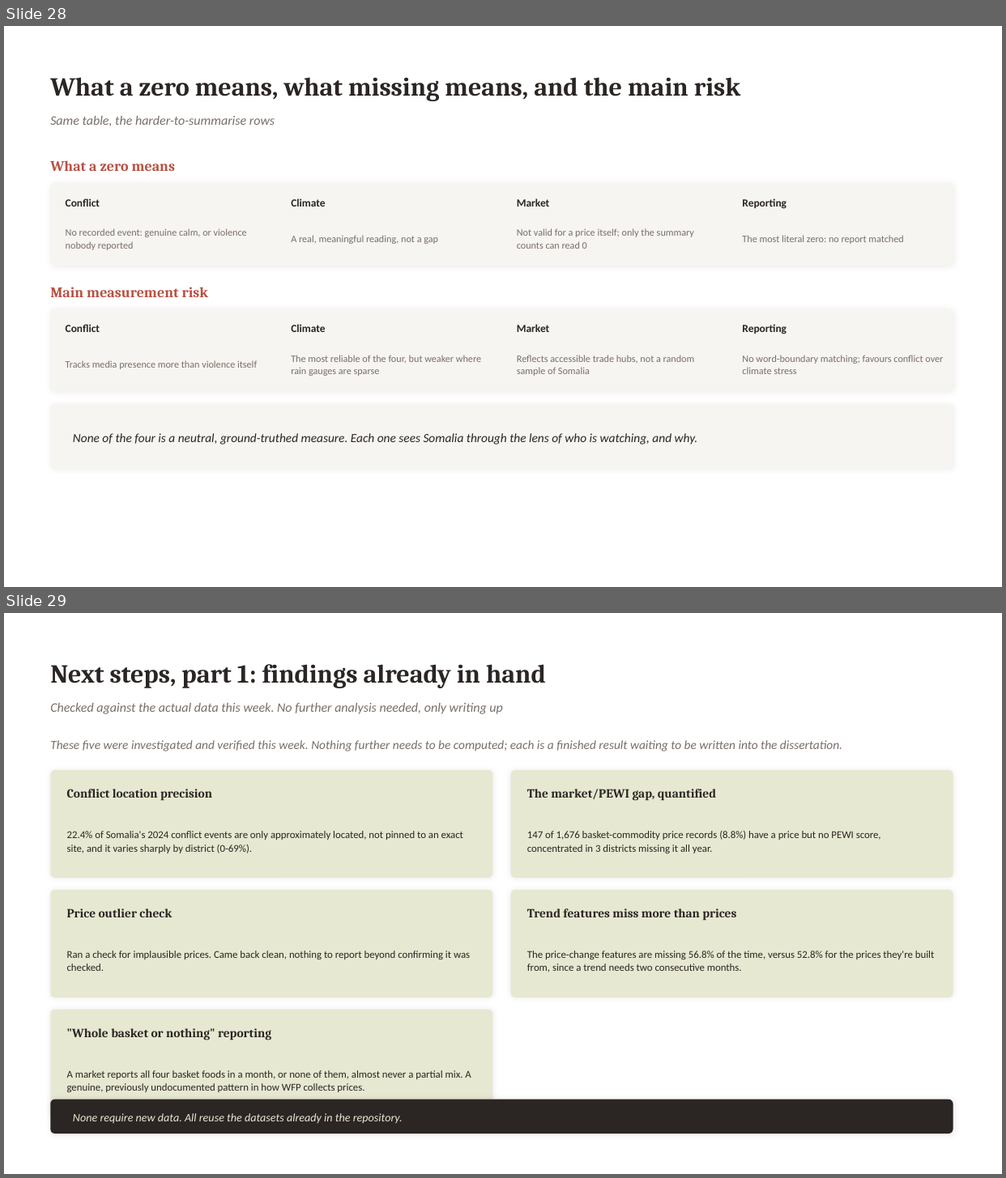
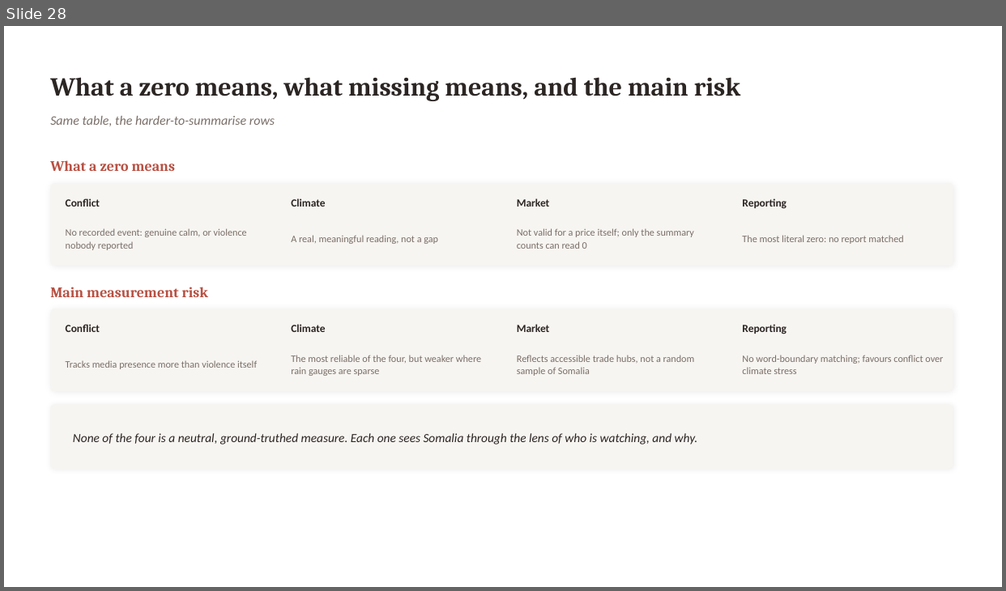
Before and after one commit to hcfgsqm2q7-lang/Dissertation---Samuel-Aracena, a slide deck: weekly_meetings/2026_08_17_slides.pptx. Shown one above the other, each under a label of ours: slides 28 and 29 before the commit, slide 28 after it. The pictures are 1006x1178 and 1006x591 pixels, drawn with LibreOffice and Linux fonts; fonts in the diff are those of the drawing. Boxes give left, top, right and bottom in pixels: in the first picture for what was removed or moved away, otherwise in the second. Text is boxed around its words. In the diff, an @@ line names an element or a change of style, - is before the commit and + after.

```diff
--- a/weekly_meetings/2026_08_17_slides.pptx
+++ b/weekly_meetings/2026_08_17_slides.pptx
@@ slide 29 removed at [4, 613, 1002, 1174], background #FFFFFF @@
@@ text removed at [50, 664, 546, 688] @@
-Next steps, part 1: findings already in hand
@@ text removed at [50, 703, 502, 714] @@
-Checked against the actual data this week. No further analysis needed, only writing up
@@ text removed at [50, 740, 842, 752] @@
-These five were investigated and verified this week. Nothing further needs to be computed; each is a finished result waiting to be written into the dissertation.
@@ rounded rectangle removed at [50, 770, 493, 878] @@
@@ rounded rectangle removed at [511, 770, 953, 878] @@
@@ text removed at [67, 789, 212, 801] @@
-Conflict location precision
@@ text removed at [527, 789, 716, 801] @@
-The market/PEWI gap, quantified
@@ text removed at [67, 831, 463, 854] @@
-22.4% of Somalia's 2024 conflict events are only approximately located, not pinned to an exact site, and it varies sharply by district (0-69%).
@@ text removed at [527, 831, 881, 854] @@
-147 of 1,676 basket-commodity price records (8.8%) have a price but no PEWI score, concentrated in 3 districts missing it all year.
@@ rounded rectangle removed at [50, 890, 493, 998] @@
@@ rounded rectangle removed at [511, 890, 953, 998] @@
@@ text removed at [67, 909, 172, 918] @@
-Price outlier check
@@ text removed at [527, 909, 736, 921] @@
-Trend features miss more than prices
@@ text removed at [67, 951, 470, 971] @@
-Ran a check for implausible prices. Came back clean, nothing to report beyond confirming it was checked.
@@ text removed at [527, 951, 935, 972] @@
-The price-change features are missing 56.8% of the time, versus 52.8% for the prices they're built from, since a trend needs two consecutive months.
@@ rounded rectangle removed at [50, 1010, 493, 1118] @@
@@ text removed at [67, 1029, 271, 1041] @@
-"Whole basket or nothing" reporting
@@ text removed at [67, 1071, 471, 1093] @@
-A market reports all four basket foods in a month, or none of them, almost never a partial mix. A genuine, previously undocumented pattern in how WFP collects prices.
@@ rounded rectangle removed at [50, 1100, 953, 1134] @@
@@ text removed at [73, 1114, 403, 1124] @@
-None require new data. All reuse the datasets already in the repository.
```
Also in this commit, not shown: 6 slides added, 1 other slide removed, 1 other file.
